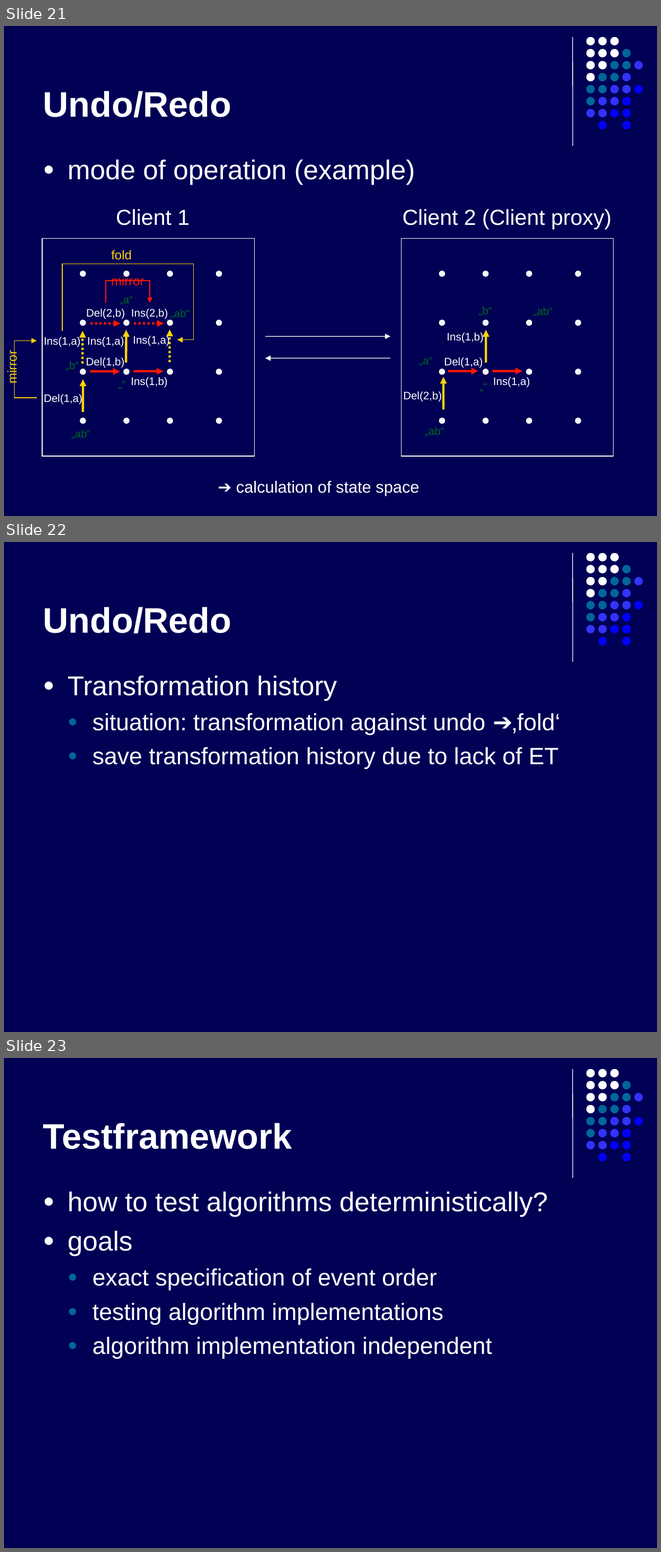
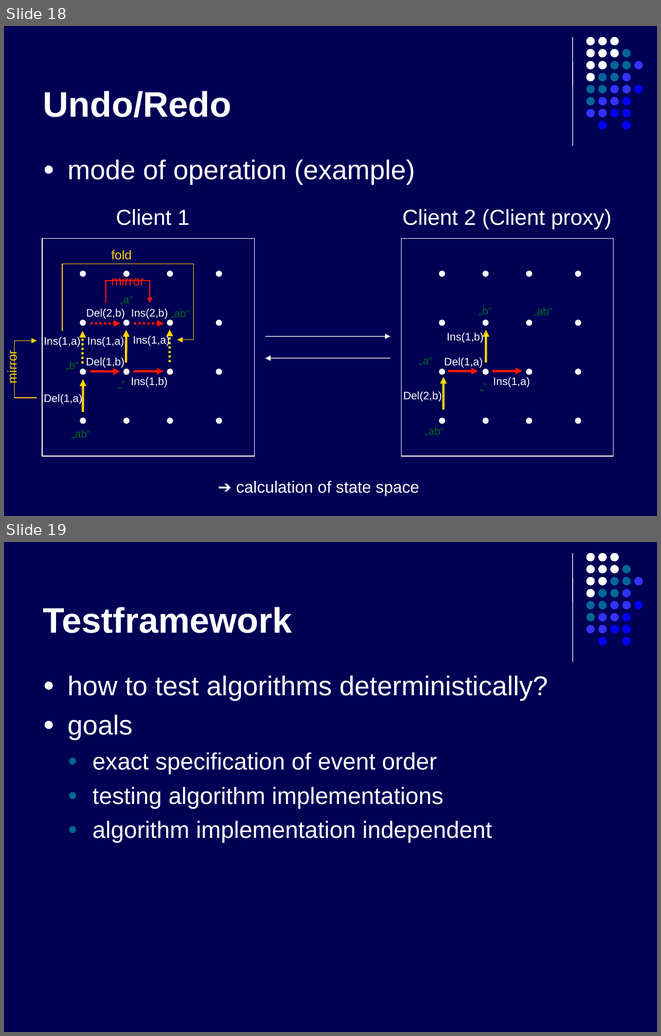
Before and after one commit to kyanha/ace, a slide deck: ace/trunk/doc/presentation/presentation.ppt. Shown one above the other, each under a label of ours: slides 21, 22 and 23 before the commit, slides 18 and 19 after it. The pictures are 661x1552 and 661x1036 pixels, drawn with LibreOffice and Linux fonts; fonts in the diff are those of the drawing. Boxes give left, top, right and bottom in pixels: in the first picture for what was removed or moved away, otherwise in the second. Text is boxed around its words. In the diff, an @@ line names an element or a change of style, - is before the commit and + after.

```diff
--- a/ace/trunk/doc/presentation/presentation.ppt
+++ b/ace/trunk/doc/presentation/presentation.ppt
@@ slide 22 removed at [4, 542, 657, 1032], background #000054; not listed: 32 template elements that a slide beside it also shows @@
@@ title removed at [43, 607, 232, 634] @@
-Undo/Redo
@@ text removed at [68, 675, 560, 769] @@
-● Transformation history
-  ● situation: transformation against undo ➔‚fold‘
-  ● save transformation history due to lack of ET
@@ what was slide 21 is now slide 18 @@
@@ what was slide 23 is now slide 19 @@
```
Also in this commit, not shown: 5 slides changed, 1 slide added, 3 other slides removed.
